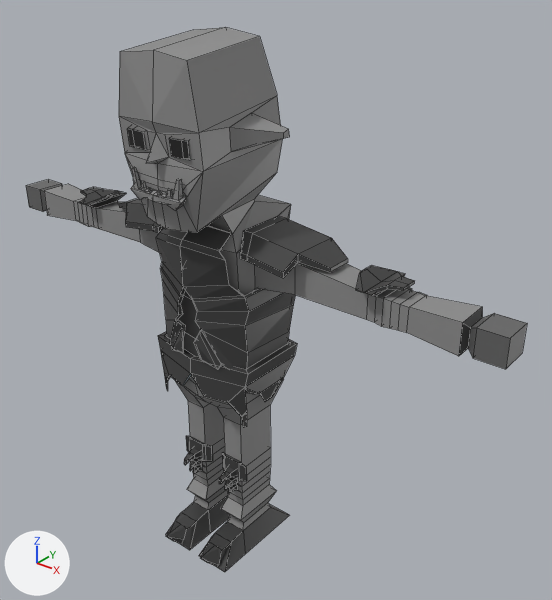
The Blender file Models Blender/characters.blend, before and after one commit.
Rendered twice from a 50 mm camera at (3.12, -3.39, 4.17) aimed at (0.26, 0.18, 1.95). Lighting does not change. The marker at lower left points along +X, +Y and +Z. Mesh edges are drawn as thin lines.

Names of what the first picture shows: 'Sauron.001'.
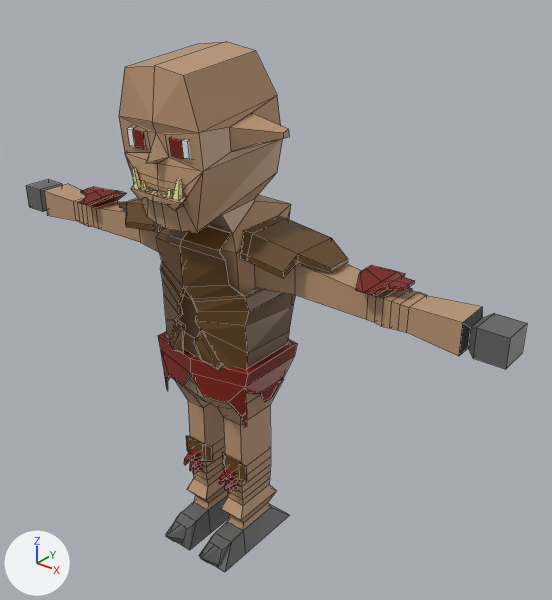
Where the change shows, as pixel boxes (x1, y1, x2, y2) in the pictures (552 x 600 px; the box of a moved part takes in the faces that stretch with it):
'Sauron.001', reshaped, surface changed (grey to brown)
    before: (26, 27, 527, 572)
    after: (26, 42, 527, 572)
part 1 of me_cube_005, moved or reshaped
    before: (119, 27, 277, 133)
    after: (119, 42, 277, 133)
part 2 of me_cube_005, surface changed (grey to brown)
    both: (44, 95, 482, 572)

The change in detail:
me_cube_005 is used by ob_sauron_001; location (-0.027, 0.0, 0.0).
me_cube_005 had 537 vertices, 486 faces and spanned x -0.05..1.98, y -0.61..0.37, z 0.02..3.65.
me_cube_005 now has 537 vertices, 486 faces and spans x -0.05..1.98, y -0.61..0.37, z 0.02..3.57.
Part 1, on me_cube_005:
Vertex 100 of me_cube_005 moves from (0.26, 0.07, 3.62) at pixel (259, 36) to (0.23, 0.07, 3.54) at pixel (255, 50).
Vertex 101 of me_cube_005 moves from (0.26, -0.51, 3.56) at pixel (186, 60) to (0.23, -0.51, 3.48) at pixel (183, 75).
Vertex 102 of me_cube_005 moves from (0.0, 0.08, 3.65) at pixel (225, 27) to (0.0, 0.08, 3.57) at pixel (226, 41).
Vertex 103 of me_cube_005 moves from (0.0, -0.5, 3.59) at pixel (153, 50) to (0.0, -0.5, 3.51) at pixel (154, 65).
me_cube_005 part 2: texture (UV) coordinates of 408 of 486 faces, centred in x 0.0..1.57, y -0.57..0.35, z 0.02..3.61, changed; they spanned u 0.52..0.94, v 0.91..0.97 and now span u 0.05..0.96, v 0.53..0.94.
